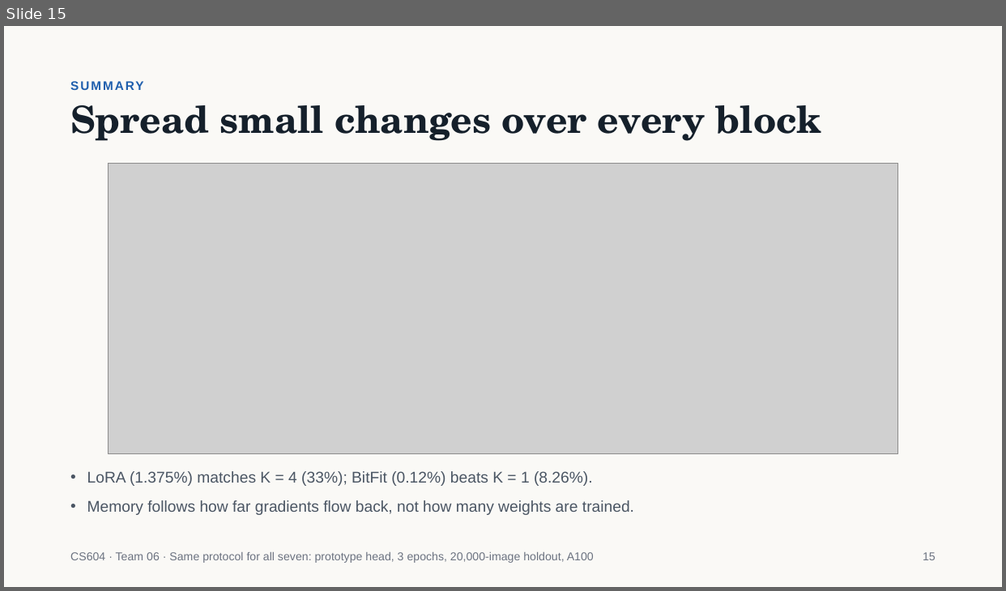
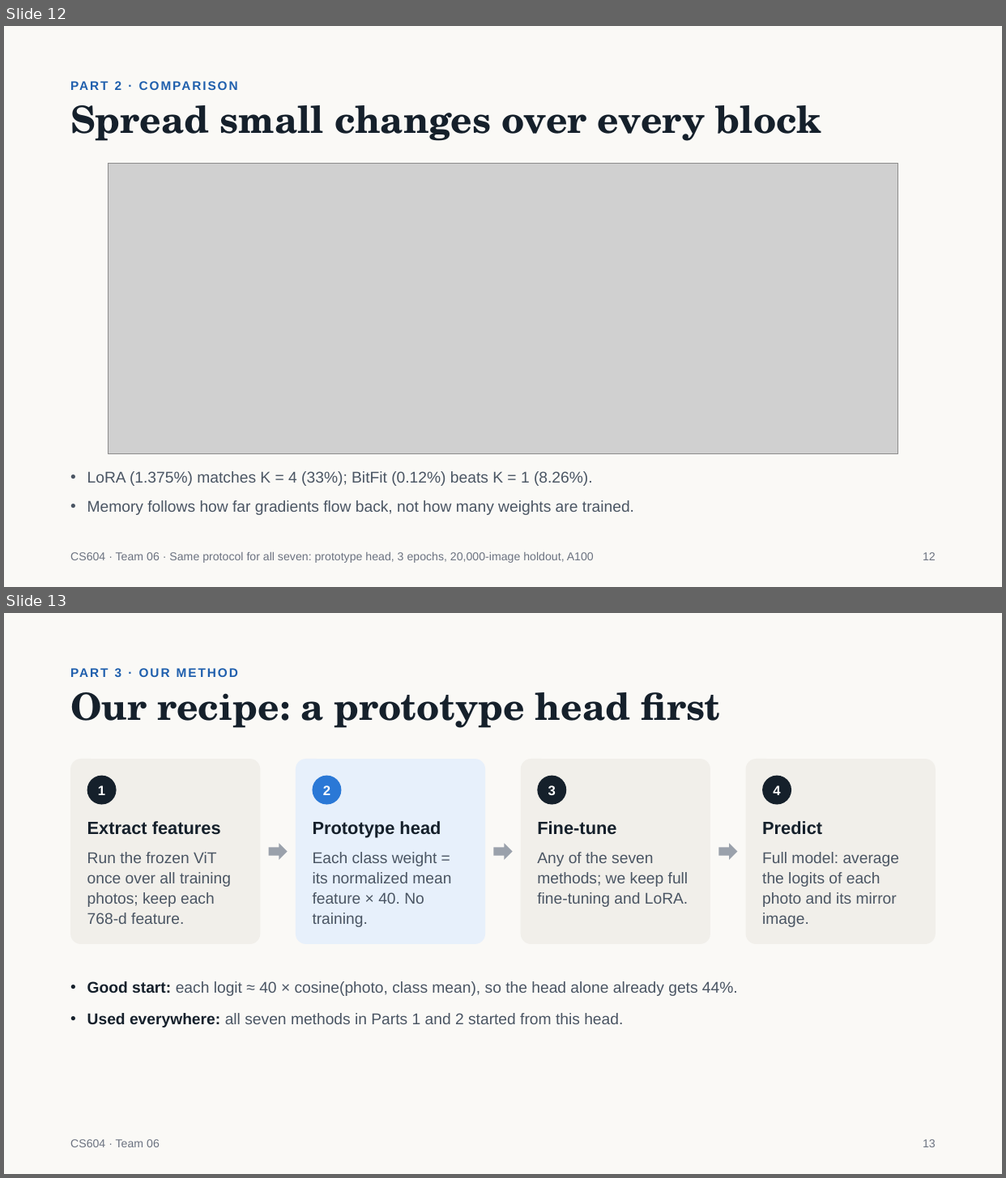
Before and after one commit to jiaobuchong/deep-cv, a slide deck: cs604_team06_slides.pptx. Shown one above the other, each under a label of ours: slide 15 before the commit, slides 12 and 13 after it. The pictures are 1006x591 and 1006x1178 pixels, drawn with LibreOffice and Linux fonts; fonts in the diff are those of the drawing; grey boxes stand for pictures. Boxes give left, top, right and bottom in pixels: in the first picture for what was removed or moved away, otherwise in the second. Text is boxed around its words. In the diff, an @@ line names an element or a change of style, - is before the commit and + after.

```diff
--- a/cs604_team06_slides.pptx
+++ b/cs604_team06_slides.pptx
@@ slide 13 added at <box>4,613,1002,1174</box>, background #FAF9F6 @@
@@ text added at <box>70,668,147,721</box>, 12 pt, text #1F5FAD, bold @@
+PART 3 · OUR METHOD
@@ title added at <box>157,692,720,728</box>, 36 pt, text #15202B, bold @@
+Our recipe: a prototype head first
@@ rounded rectangle added at <box>70,759,260,944</box>, fill #F1EFEA @@
@@ ellipse added at <box>87,776,117,805</box>, fill #15202B, 13 pt, text #FFFFFF, bold @@
+1
@@ rounded rectangle added at <box>296,759,485,944</box>, fill #E7F0FB @@
@@ ellipse added at <box>313,776,342,805</box>, fill #2A78D6, 13 pt, text #FFFFFF, bold @@
+2
@@ rounded rectangle added at <box>521,759,710,944</box>, fill #F1EFEA @@
@@ ellipse added at <box>537,776,566,805</box>, fill #15202B, 13 pt, text #FFFFFF, bold @@
+3
@@ rounded rectangle added at <box>746,759,936,944</box>, fill #F1EFEA @@
@@ ellipse added at <box>762,776,791,805</box>, fill #15202B, 13 pt, text #FFFFFF, bold @@
+4
@@ text added at <box>87,821,221,835</box>, 17 pt, text #15202B, bold @@
+Extract features
@@ text added at <box>313,821,441,838</box>, 17 pt, text #15202B, bold @@
+Prototype head
@@ text added at <box>537,821,616,835</box>, 17 pt, text #15202B, bold @@
+Fine-tune
@@ text added at <box>762,821,822,835</box>, 17 pt, text #15202B, bold @@
+Predict
@@ text added at <box>87,852,231,924</box>, 15 pt, text #4A5563 @@
+Run the frozen ViT once over all training photos; keep each 768-d feature.
@@ right arrow added at <box>268,844,287,860</box>, fill #9AA1AB @@
@@ text added at <box>313,852,451,927</box>, 15 pt, text #4A5563 @@
+Each class weight = its normalized mean feature × 40. No training.
@@ right arrow added at <box>493,844,513,860</box>, fill #9AA1AB @@
@@ text added at <box>537,852,688,907</box>, 15 pt, text #4A5563 @@
+Any of the seven methods; we keep full fine-tuning and LoRA.
@@ right arrow added at <box>719,844,738,860</box>, fill #9AA1AB @@
@@ text added at <box>762,852,900,927</box>, 15 pt, text #4A5563 @@
+Full model: average the logits of each photo and its mirror image.
@@ text added at <box>87,982,738,1028</box>, 15 pt, text #4A5563 @@
+• Good start: each logit ≈ 40 × cosine(photo, class mean), so the head alone already gets 44%.
+• Used everywhere: all seven methods in Parts 1 and 2 started from this head.
@@ text added at <box>70,1139,160,1148</box>, 11 pt, text #6B7280 @@
+CS604 · Team 06
@@ text added at <box>923,1139,936,1148</box>, 11 pt, text #6B7280 @@
+13
@@ what was slide 15 is now slide 12 @@
@@ slide 12 changed as well @@
@@ text at <box>115,81,122,90</box>: text changed @@
-SUMMARY
+PART 2 · COMPARISON
@@ text at <box>923,552,936,561</box>: text changed @@
-15
+12
```
Also in this commit, not shown: 17 other slides changed, 4 other slides added, 1 slide removed, 51 other files.
